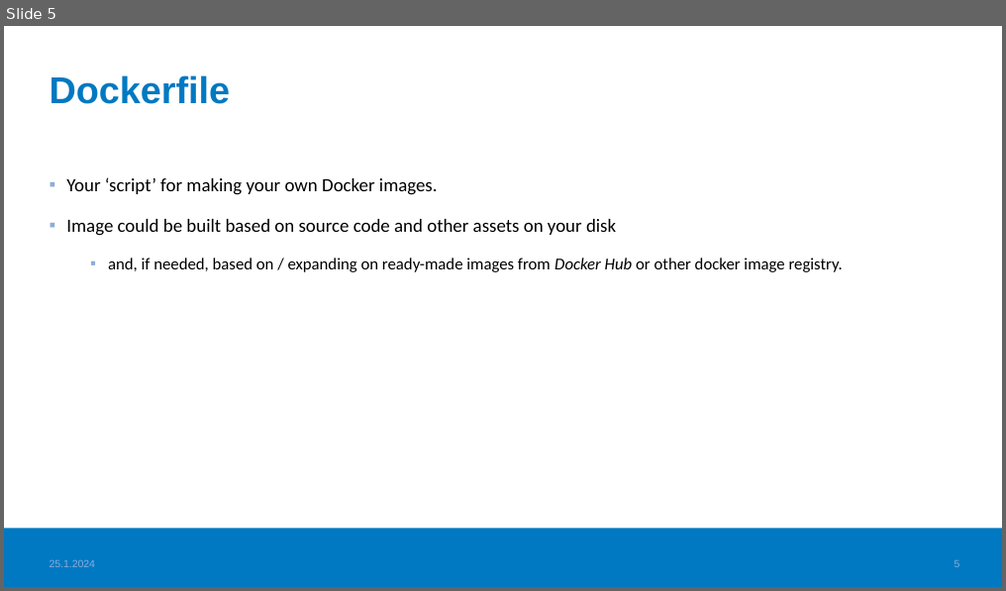
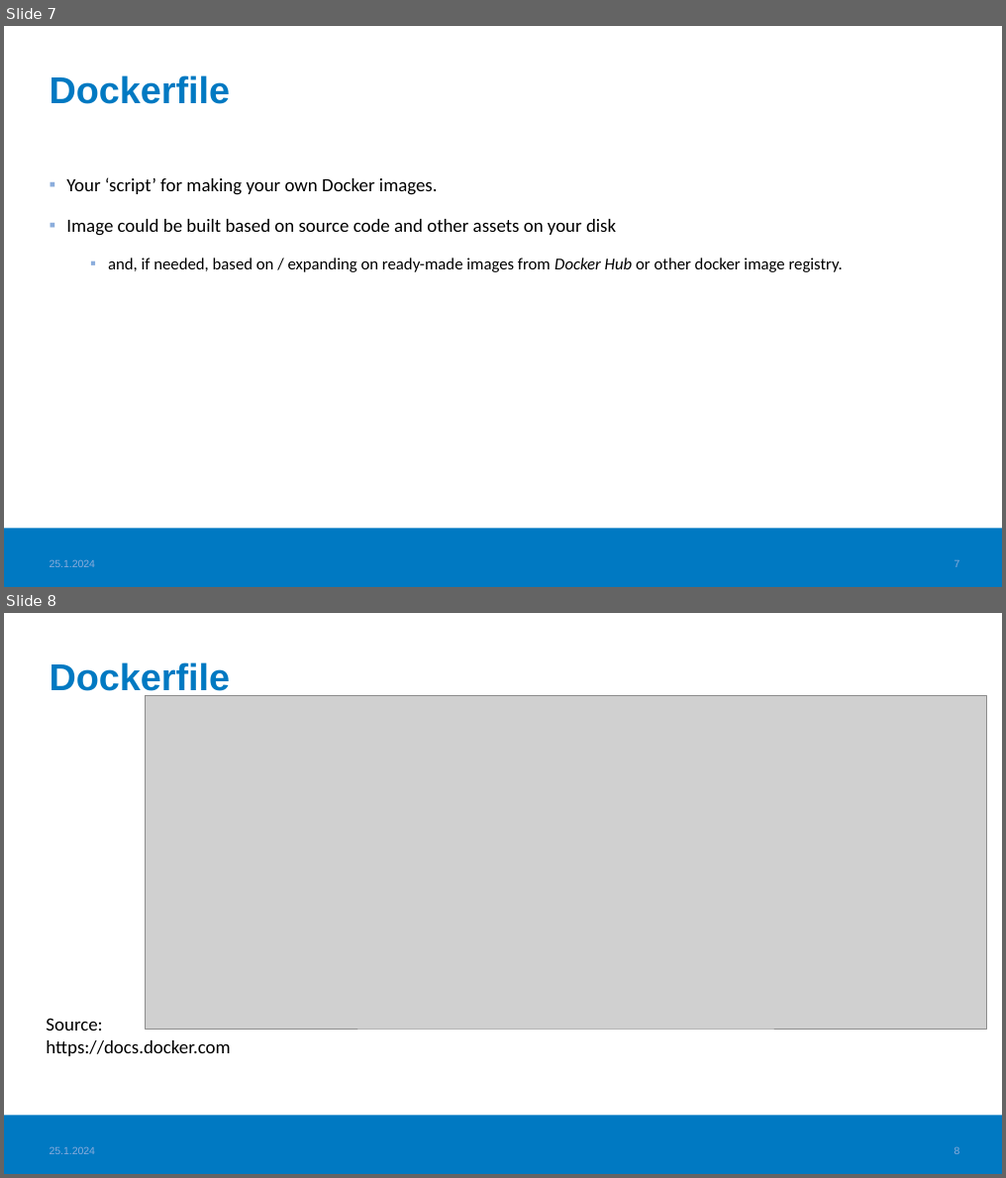
Before and after one commit to haagahelia/ohke-teknologiat, a slide deck: 01_docker/DockerConceptsAndVocabulary.pptx. Shown one above the other, each under a label of ours: slide 5 before the commit, slides 7 and 8 after it. The pictures are 1006x591 and 1006x1178 pixels, drawn with LibreOffice and Linux fonts; fonts in the diff are those of the drawing; grey boxes stand for pictures; background and template pictures are left out. Boxes give left, top, right and bottom in pixels: in the first picture for what was removed or moved away, otherwise in the second. Text is boxed around its words. In the diff, an @@ line names an element or a change of style, - is before the commit and + after.

Commit message:
More docker pics

```diff
--- a/01_docker/DockerConceptsAndVocabulary.pptx
+++ b/01_docker/DockerConceptsAndVocabulary.pptx
@@ slide 8 added at (4, 613, 1002, 1174), background #FFFFFF; not listed: 1 template element that a slide beside it also shows @@
@@ title added at (50, 663, 231, 698), 36 pt, text #0079C2, bold @@
+Dockerfile
@@ picture added at (145, 696, 987, 1029) @@
@@ text added at (46, 1018, 230, 1057), 18 pt, text #000000 @@
+Source: https://docs.docker.com
@@ text added at (50, 1147, 96, 1155), 10 pt, text #8BADDC @@
+25.1.2024
@@ page number added at (954, 1148, 960, 1155), 10 pt, text #8BADDC @@
+8
@@ what was slide 5 is now slide 7 @@
@@ page number at (954, 561, 960, 568): text changed @@
-5
+7
```
Also in this commit, not shown: 3 slides changed, 4 other slides added, 3 other files.
